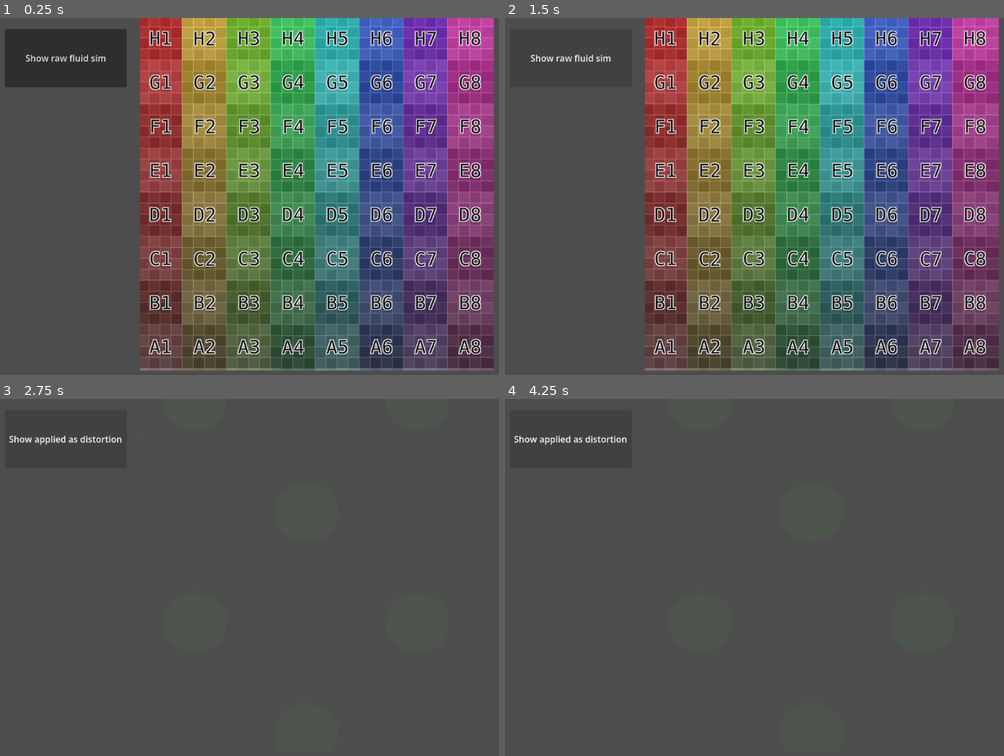
Above: before the commit, frames 1-4 (two rows, left to right).
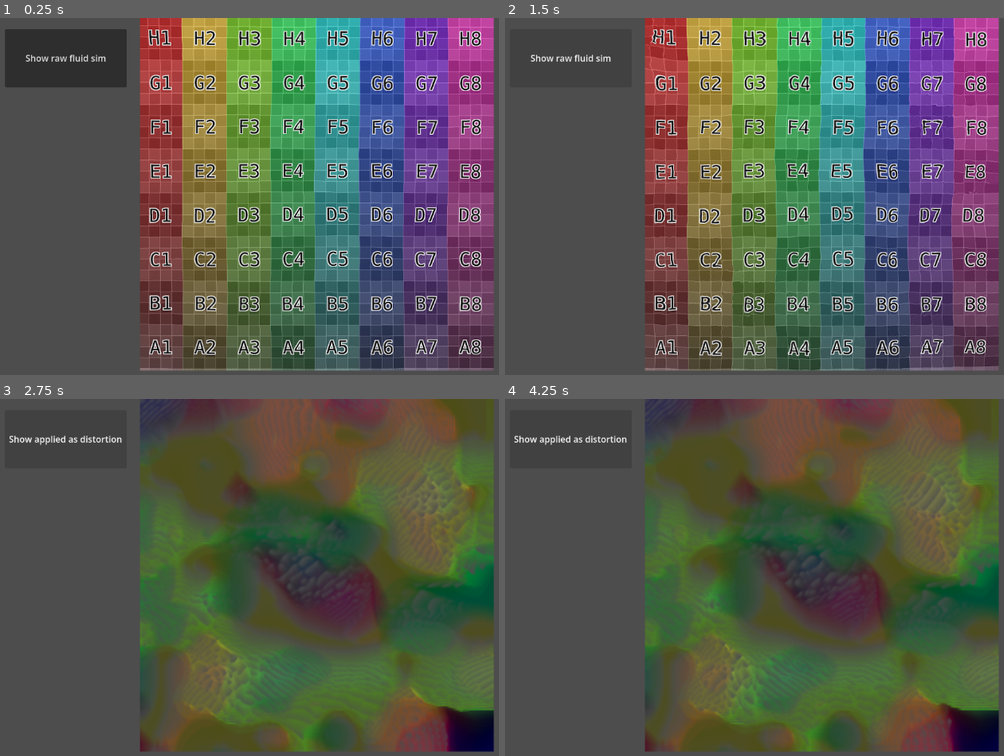
Above: after the commit, the same moments.

Repository: zvodd/Godot_fluid-sim-glsl
Game: Godot game, scene res://fluidsim_MainTest.tscn
Two runs of this game, one before a commit and one after it. Both use one fixed random seed, a clock stepped at 60 frames per second and the inputs below.
Inputs:
- Up to frame 1 (0.25 s): no input
- Up to frame 2 (1.5 s): click "Show raw fluid sim" at 0.5 s; click "Show applied as distortion" at 1.25 s
- Up to frame 3 (2.75 s): click "Show raw fluid sim" at 2 s
- Up to frame 4 (4.25 s): click "Show applied as distortion" at 2.75 s; click "Show raw fluid sim" at 3.5 s

The runs differ from the first frame. In frame 1, 13% of the frame differs, in the area x 28-99%, y 0-99%; in frame 2, 17%; in frame 3, 52%; in frame 4, 52%, in the area x 28-100%, y 0-99%.

Commit message:
maximum cool

Diff:
--- a/fluid_logic.gdshader
+++ b/fluid_logic.gdshader
@@ -4,9 +4,26 @@
 uniform vec2 res = vec2(256.0, 256.0);
 uniform float dt = 0.016;
 uniform float vel_scale = 20.0;
-uniform float dissipation = 0.995;
-uniform float wave_strength = 0.05; // Ocean feel
-uniform float TIME_VAL; // Pass TIME here
+uniform float dissipation = 0.99;
+uniform float wave_strength = 2.0;
+uniform float noise_scale = 5.0;
+uniform float noise_speed = 0.5;
+uniform float TIME_VAL;
+
+// Pseudo-random hash for noise
+vec2 hash(vec2 p) {
+    p = vec2(dot(p, vec2(127.1, 311.7)), dot(p, vec2(269.5, 183.3)));
+    return -1.0 + 2.0 * fract(sin(p) * 43758.5453123);
+}
+
+// Gradient noise for smooth vector fields
+vec2 noise_field(vec2 p) {
+    vec2 i = floor(p);
+    vec2 f = fract(p);
+    vec2 u = f * f * (3.0 - 2.0 * f);
+    return mix(mix(hash(i + vec2(0.0, 0.0)), hash(i + vec2(1.0, 0.0)), u.x),
+               mix(hash(i + vec2(0.0, 1.0)), hash(i + vec2(1.0, 1.0)), u.x), u.y);
+}
 
 vec4 sample_clamp(vec2 uv) {
     return texture(prev_state, clamp(uv, vec2(0.0), vec2(1.0)));
@@ -29,10 +46,11 @@
     vec2 uv = SCREEN_UV;
     vec2 px = 1.0 / res;
 
-    // 1. Advection (Semi-Lagrangian)
+    // 1. Current State
     vec4 cur = sample_clamp(uv);
     vec2 cur_vel = decode_vel(cur);
-    // Backtrace: use normalized UV units
+
+    // 2. Advection (Backtrace)
     vec2 back_uv = uv - (cur_vel * dt * px);
     vec4 adv = sample_clamp(back_uv);
 
@@ -40,7 +58,7 @@
     float density = decode_scalar(adv.b);
     float pressure = decode_scalar(adv.a);
 
-    // 2. Neighbor Sampling
+    // 3. Neighbor Sampling (Laplacian)
     vec4 n = sample_clamp(uv + vec2(0.0, px.y));
     vec4 s = sample_clamp(uv - vec2(0.0, px.y));
     vec4 e = sample_clamp(uv + vec2(px.x, 0.0));
@@ -51,25 +69,27 @@
     vec2 e_v = decode_vel(e);
     vec2 w_v = decode_vel(w);
 
-    // 3. Divergence & Pressure (Poisson approx)
-    // Div = (du/dx + dv/dy)
+    // 4. Pressure & Divergence
     float div = 0.5 * ((e_v.x - w_v.x) + (n_v.y - s_v.y));
     float p_neighbor = (n.a + s.a + e.a + w.a) * 0.25;
-    pressure = p_neighbor - (div * 0.125); // Relax divergence
+    pressure = p_neighbor - (div * 0.125);
 
-    // 4. Gradient Subtraction (Projection)
-    // Project velocity to be mass-conserving
+    // 5. Gradient Subtraction (Projection)
     vec2 grad_p = vec2(e.a - w.a, n.a - s.a) * 0.5;
     vel -= grad_p * vel_scale * 0.5;
 
-    // 5. Ocean Force (Ambient motion)
-    // Sinusoidal force prevents static death
-    float ocean_force = sin(uv.x * 10.0 + TIME_VAL) * cos(uv.y * 10.0 + TIME_VAL);
-    vel.y += ocean_force * wave_strength;
+    // 6. Turbulence Injection (FBM style)
+    vec2 motion_uv = uv * noise_scale;
+    float t = TIME_VAL * noise_speed;
+    vec2 noise_force = noise_field(motion_uv + t);
+    noise_force += noise_field(motion_uv * 2.1 - t * 1.2) * 0.5;
 
-    // 6. Dissipation
+    vel += noise_force * wave_strength * dt * 10.0;
+    density += length(noise_force) * 0.1 * dt; // Ambient density ripple
+
+    // 7. Dissipation
     vel *= dissipation;
-    density *= dissipation;
+    density *= (dissipation * 0.99); // Density fades slightly faster
 
     COLOR = encode_out(vel, density, pressure);
 }
--- a/fluidsim_MainTest.tscn
+++ b/fluidsim_MainTest.tscn
@@ -28,6 +28,10 @@
 shader_parameter/dt = 0.016
 shader_parameter/vel_scale = 20.0
 shader_parameter/dissipation = 0.995
+shader_parameter/wave_strength = 2.0
+shader_parameter/noise_scale = 5.0
+shader_parameter/noise_speed = 0.5
+shader_parameter/TIME_VAL = 0.0
 
 [node name="Node2D" type="Node2D" unique_id=236124599]
 script = ExtResource("1_pxcva")
--- a/fluidsim_main_test.gd
+++ b/fluidsim_main_test.gd
@@ -5,10 +5,10 @@
 @export var resolution : Vector2i = Vector2i(256, 256)
 @export var vel_scale : float = 20.0
 @export var dt_override : float = 0.016
-@export var brush_radius : int = 4
+@export var brush_radius : int = 20
 @export var density_amount : float = 0.6
 @export var dissipation : float = 0.995
-@export var max_force : float = 10.0
+@export var max_force : float = 40.0
 
 # onready
 @onready var sub_vp : SubViewport = $SubViewport
